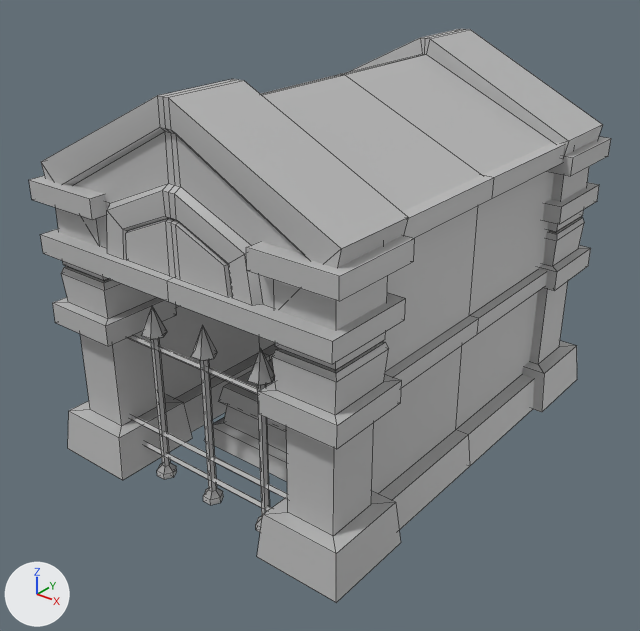
What one commit did to the FBX model Game/Assets/VaniaGame/Levels/Environments/cemetery/meshes/cem_prop_museleum_01.fbx.
Camera for both pictures: a 50 mm camera at (3.5, -4.2, 3.61) aimed at (0.01, 0.16, 0.91). Lighting does not change. The marker at lower left points along +X, +Y and +Z. Mesh edges are drawn as thin lines. Where no turn or scale is listed for an object, it has been applied to the vertices. Vertices at the same position are counted once.

In view in the first picture: 'cem_prop_museleum_01'.
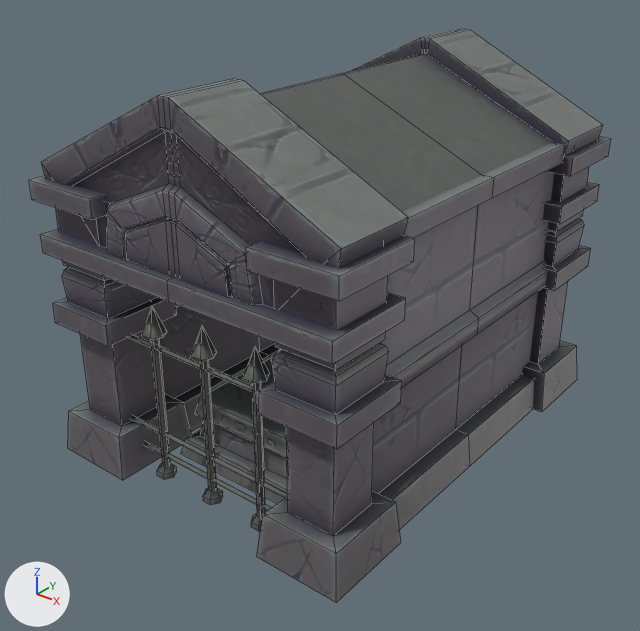
The newer file is also turned or shifted as a whole; pictures and numbers use the older file's frame.

What differs and where, as boxes (x1, y1, x2, y2) in the pictures (640 x 631 px):
part 1 of me_mesh, rebuilt
    before: (248, 348, 274, 532)
    after: (243, 347, 269, 532)
part 2 of me_mesh, rebuilt
    before: (213, 359, 287, 481)
    after: (181, 357, 287, 504)
part 3 of me_mesh, cut back
    before: (61, 170, 584, 511)
    after: (62, 170, 584, 511)
part 4 of me_mesh, recoloured
    both: (29, 29, 611, 602)

Edits to the bpy script that builds the scene:
```text
Add img_cem_prop_museleum_01_c_tga:
    img_cem_prop_museleum_01_c_tga = load_image('cem_prop_museleum_01_C.tga', '../textures/cem_prop_museleum_01_C.tga', 1024, 1024, 'sRGB')
Add mat_cem_prop_museleum_01_mat:
    mat_cem_prop_museleum_01_mat = principled_material('cem_prop_museleum_01_mat')
    mat_cem_prop_museleum_01_mat.texture = img_cem_prop_museleum_01_c_tga
Change me_mesh:
    used by ob_cem_prop_museleum_01; location = (0.0, 0.0, 0.0)
    remove me_mesh.from_pydata(...)  # 747 vertices, 672 faces; spans x -1.21..1.21, y -1.19..2.01, z 0.0..2.64
    add me_mesh.from_pydata(...)  # 742 vertices, 622 faces; spans x -1.21..1.21, y -1.19..2.01, z 0.0..2.64
    me_mesh part 1: the loose piece of 32 vertices spanning x 0.39..0.55, y -1.02..-0.88, z 0.0..1.27 is rebuilt with 31 vertices and now spans x 0.35..0.51, y -1.02..-0.88, z 0.0..1.27, in mat_cem_prop_museleum_01_mat (picture img_cem_prop_museleum_01_c_tga)
    me_mesh part 2: the loose piece of 24 vertices spanning x -0.52..0.52, y -0.51..1.16, z 0.0..0.45 is rebuilt with 36 vertices and now spans x -0.53..0.51, y -0.73..0.94, z 0.0..0.45, in mat_cem_prop_museleum_01_mat (picture img_cem_prop_museleum_01_c_tga)
    me_mesh part 3
    23 vertices are removed from x -0.96..0.86, y -1.01..-0.9, z 0.0..1.0
    56 faces are deleted
    32 vertices in x -1.13..1.13, y -1.1..1.92, z 1.35..1.39 move by (0.0, 0.0, -0.02)
    12 vertices in x -1.01..1.01, y -0.72..1.54, z 1.01 move by (0.0, 0.0, -0.06)
    12 vertices in x -1.04..1.04, y -0.72..1.54, z 1.13 move by (0.0, 0.0, 0.03)
    3 vertices are added at (-0.03, -0.9, 0.0), (-0.03, -1.01, 0.0), (0.07, -0.95, 0.0)
    12 new vertices lie (0.96, 0.0, 0.0) away from vertices in x -0.96, y -0.97..-0.93, z 0.14..1.0
    12 new vertices lie (0.96, 0.0, 0.0) away from vertices in x 0.0, y -0.97..-0.93, z 0.14..1.0
    30 new faces join them
    me_mesh part 4: 490 faces spanning x -1.21..1.21, y -1.19..2.01, z 0.0..2.64 switch from mat_lambert1 (grey #bcbcbc) to mat_cem_prop_museleum_01_mat (picture img_cem_prop_museleum_01_c_tga)
```
